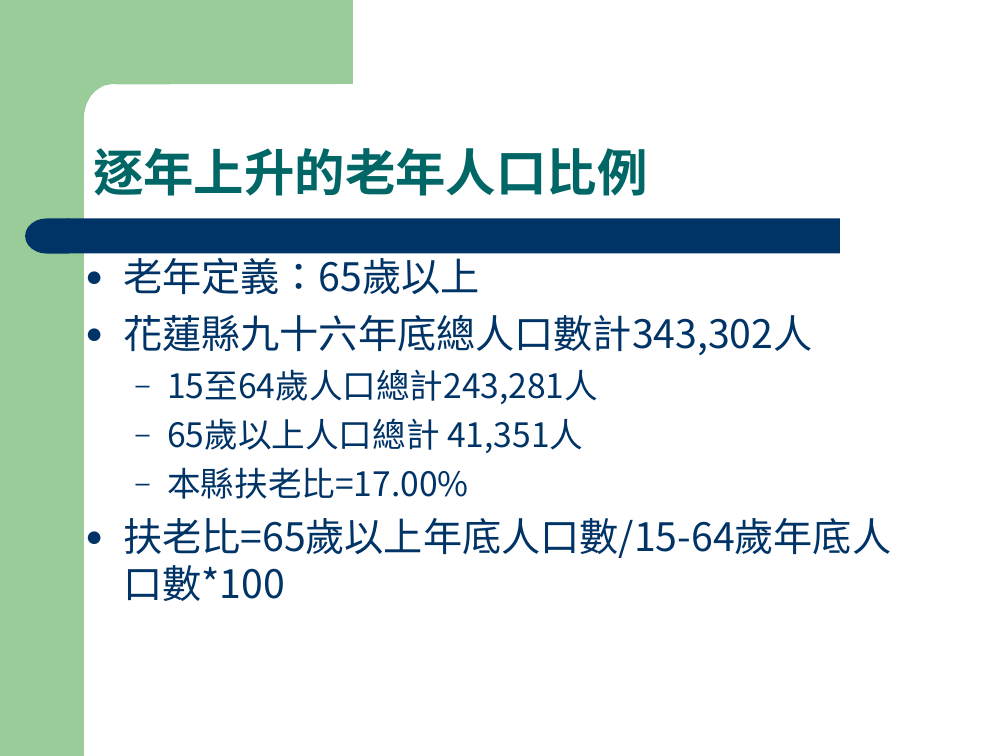
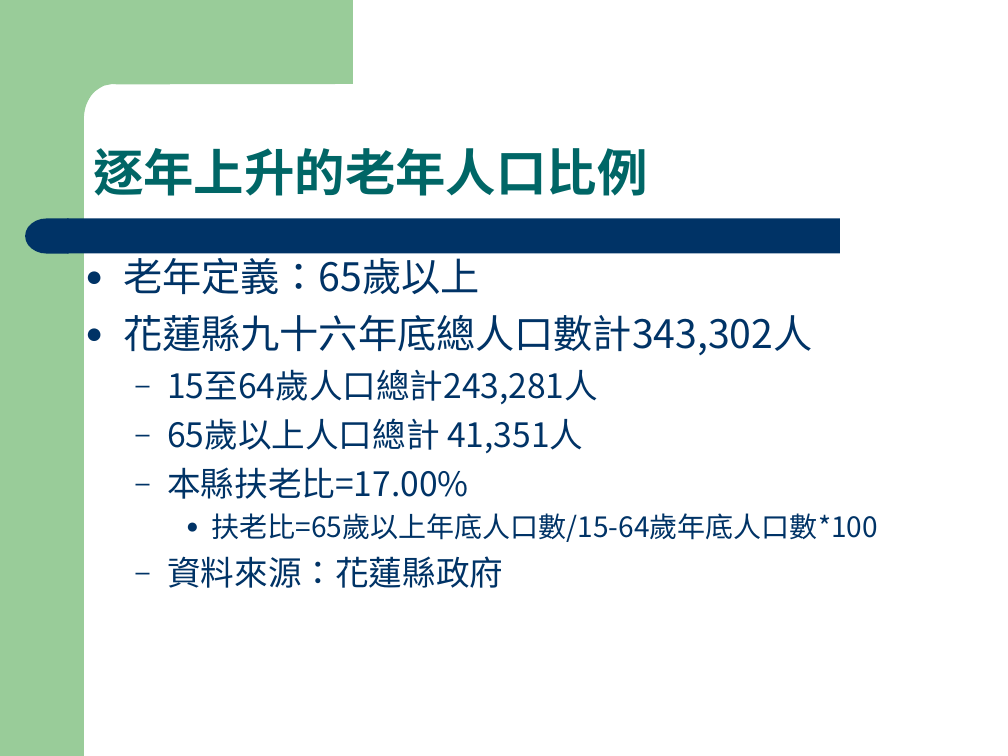
Before and after one commit to fhopecc/fhopecc, a slide deck: slide 4 of public/tutor/home_care.ppt. Drawn at 1008x756 pixels with LibreOffice and Linux fonts; fonts in the diff are those of the drawing. Boxes give left, top, right and bottom in pixels: in the first picture for what was removed or moved away, otherwise in the second. Text is boxed around its words. In the diff, an @@ line names an element or a change of style, - is before the commit and + after.

```diff
--- a/public/tutor/home_care.ppt
+++ b/public/tutor/home_care.ppt
@@ text at (x1=211, y1=513, x2=877, y2=542): size 28 to 20 pt in "扶老比=65歲以上年底人口數/15-64歲年底人口數*100"; list level 1 to 3 in "扶老比=65歲以上年底人口數/15-64歲年底人口數*100" @@
@@ text at (x1=167, y1=556, x2=503, y2=588): paragraph added @@
+  – 資料來源：花蓮縣政府
```
Also in this commit, not shown: 29 other slides changed, 5 slides added, 2 slides removed, 3 other files.
